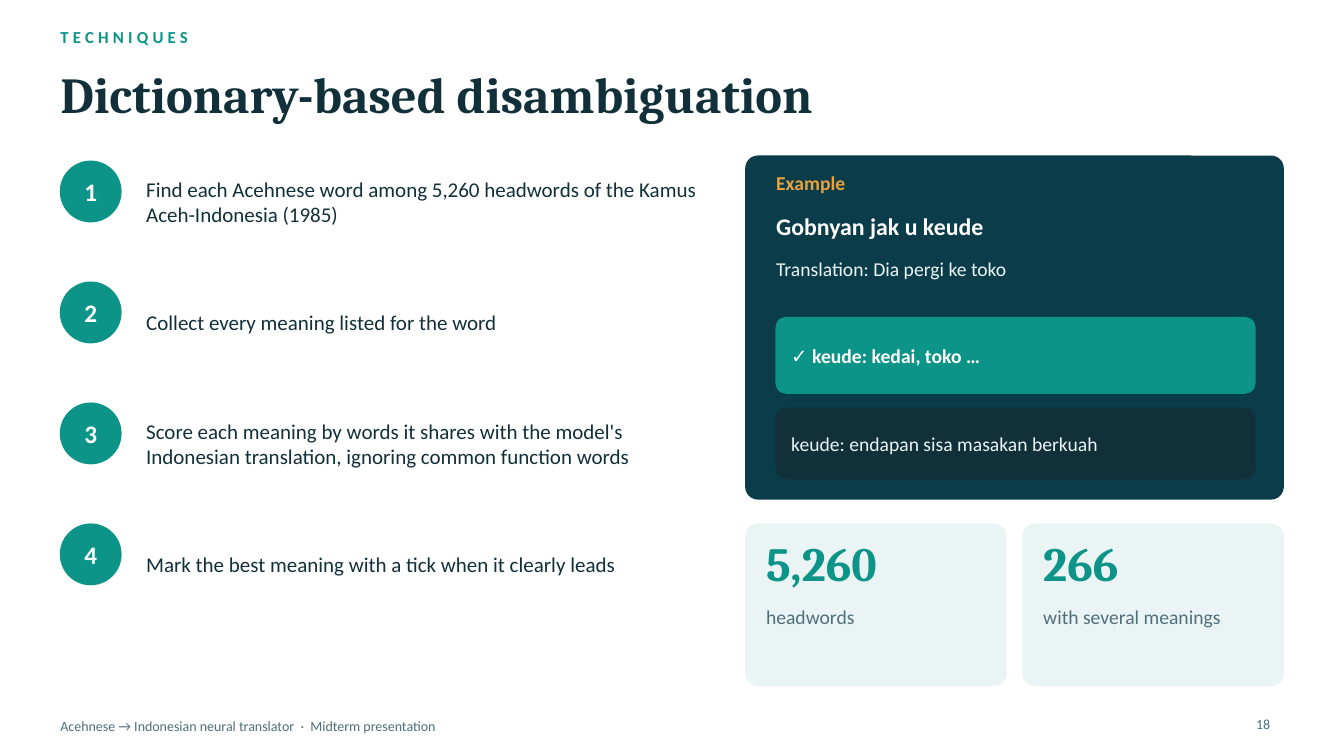
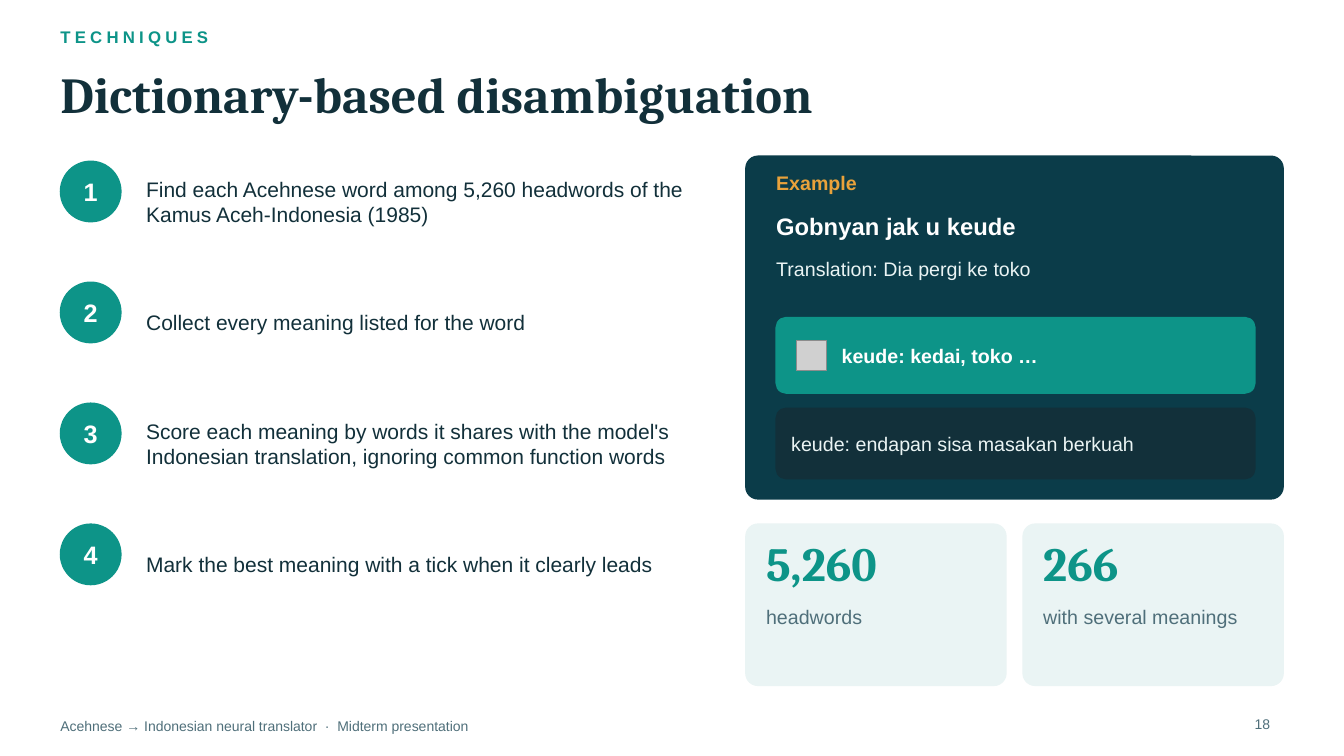
Before and after one commit to Mutaib-yye/aceh_code, a slide deck: slide 18 of reports/Acehnese_Indonesian_Translator_Presentation.pptx. Drawn at 1344x756 pixels with LibreOffice and Linux fonts; fonts in the diff are those of the drawing; grey boxes stand for pictures. Boxes give left, top, right and bottom in pixels: in the first picture for what was removed or moved away, otherwise in the second. Text is boxed around its words. In the diff, an @@ line names an element or a change of style, - is before the commit and + after.

```diff
--- a/reports/Acehnese_Indonesian_Translator_Presentation.pptx
+++ b/reports/Acehnese_Indonesian_Translator_Presentation.pptx
@@ picture added at [797, 341, 827, 371] @@
@@ text at [842, 348, 1012, 366]: text changed; font Calibri to Arial @@
-✓ keude: kedai, toko …
+keude: kedai, toko …
@@ font Calibri to Arial in 16 elements at [60, 721, 469, 734], [60, 31, 208, 47], [84, 183, 98, 201], [146, 181, 682, 227], [84, 304, 98, 322], [146, 314, 526, 335], [84, 425, 98, 444], [146, 423, 669, 468], [146, 556, 652, 577], [776, 175, 857, 194], [776, 217, 1016, 240], [776, 261, 1031, 280], [791, 436, 1134, 455], [766, 610, 862, 624], [1043, 610, 1237, 628], [1255, 719, 1271, 729] @@
```
Also in this commit, not shown: 23 other slides changed, 1 other file.
